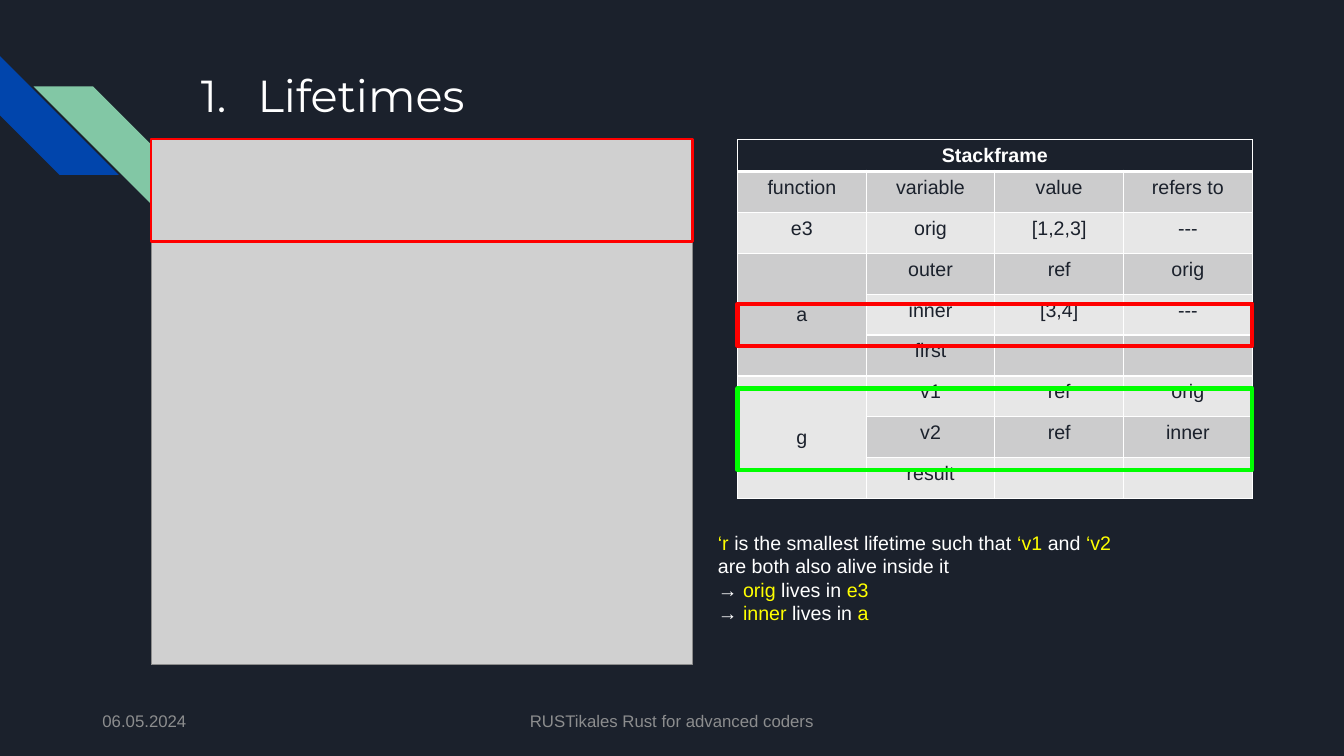
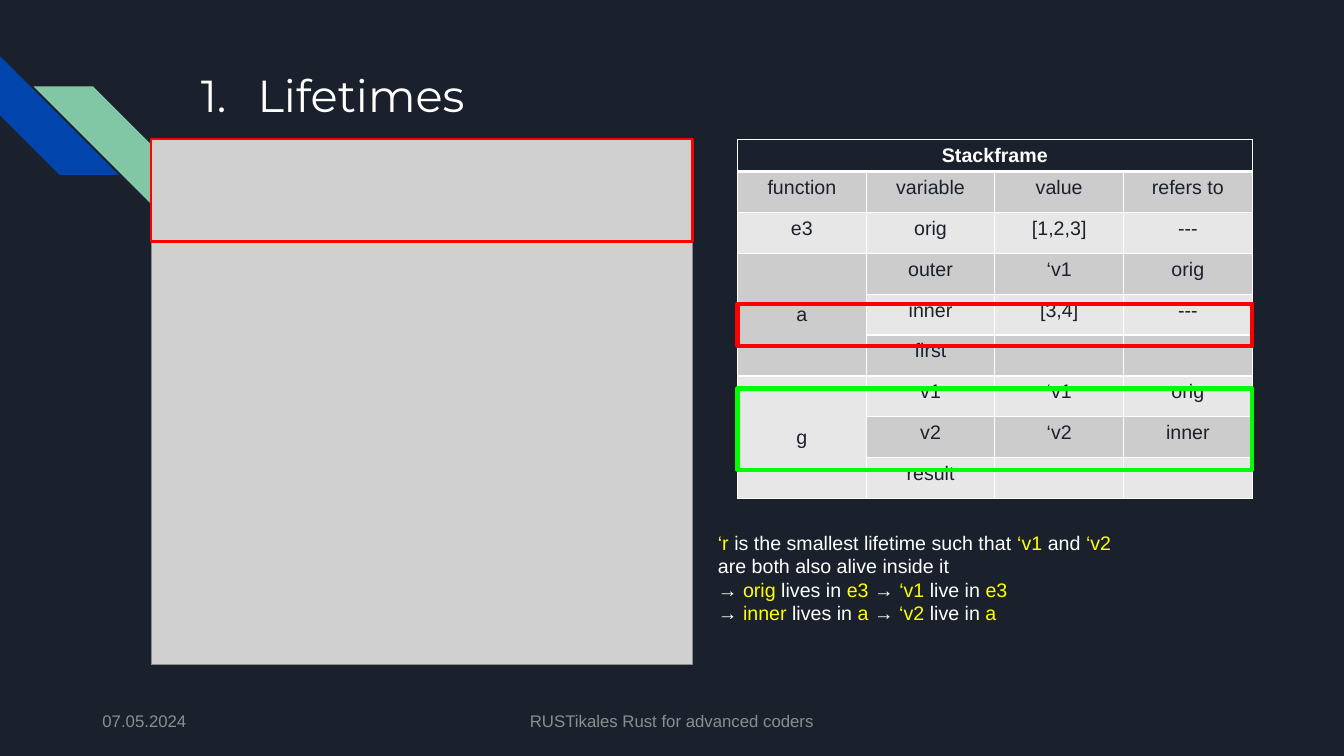
Before and after one commit to pfhaupt/progkurs, a slide deck: slide 106 of rust-advanced/02 - Lifetimes/02 - original.pptx (slide 99 before the commit). Drawn at 1344x756 pixels with LibreOffice and Linux fonts; fonts in the diff are those of the drawing; grey boxes stand for pictures. Boxes give left, top, right and bottom in pixels: in the first picture for what was removed or moved away, otherwise in the second. Text is boxed around its words. In the diff, an @@ line names an element or a change of style, - is before the commit and + after.

```diff
--- a/rust-advanced/02 - Lifetimes/02 - original.pptx
+++ b/rust-advanced/02 - Lifetimes/02 - original.pptx
@@ table at (738, 139, 1254, 512) @@
-row 4, column 3: ref
+row 4, column 3: ‘v1
-row 7, column 3: ref
+row 7, column 3: ‘v1
-row 8, column 3: ref
+row 8, column 3: ‘v2
@@ text at (743, 582, 1008, 621): text changed @@
-→ orig lives in e3
-→ inner lives in a
+→ orig lives in e3 → ‘v1 live in e3
+→ inner lives in a → ‘v2 live in a
@@ text at (102, 715, 186, 727): text changed @@
-06.05.2024
+07.05.2024
```
Also in this commit, not shown: 128 other slides changed, 9 slides added, 1 other file.
